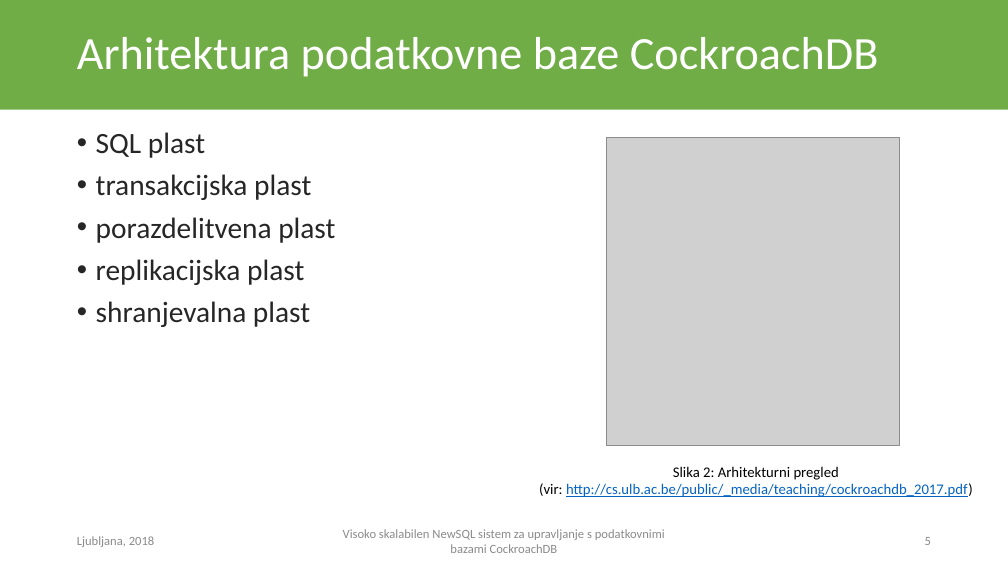
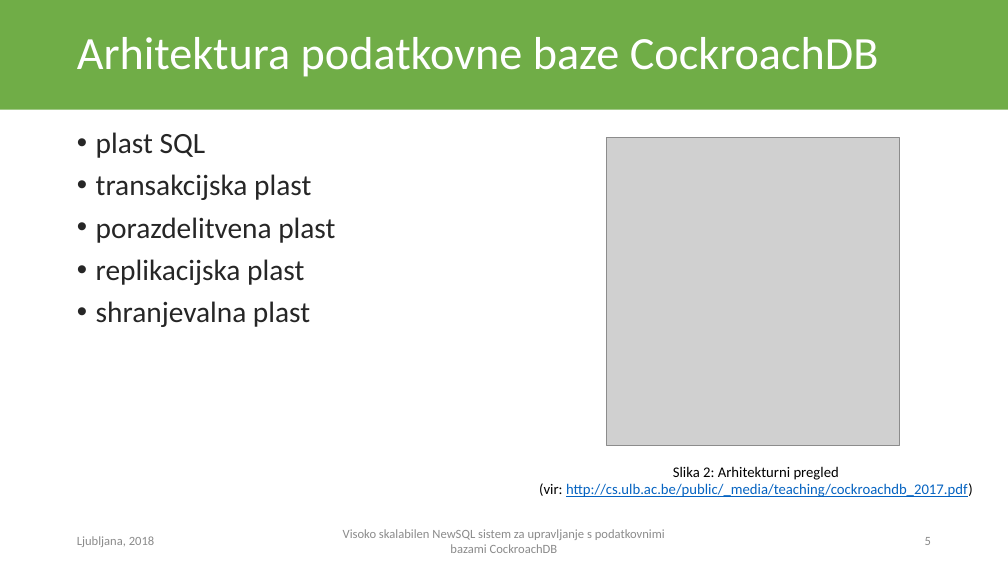
Before and after one commit to arruw/diploma-latex, a slide deck: slide 5 of resources/presentation.pptx. Drawn at 1008x567 pixels with LibreOffice and Linux fonts; fonts in the diff are those of the drawing; grey boxes stand for pictures. Boxes give left, top, right and bottom in pixels: in the first picture for what was removed or moved away, otherwise in the second. Text is boxed around its words. In the diff, an @@ line names an element or a change of style, - is before the commit and + after.

```diff
--- a/resources/presentation.pptx
+++ b/resources/presentation.pptx
@@ text at (96, 132, 206, 158): text changed @@
-• SQL plast
+• plast SQL
```
Also in this commit, not shown: 7 other slides changed, 1 slide added, 2 slides removed, 8 other files.
